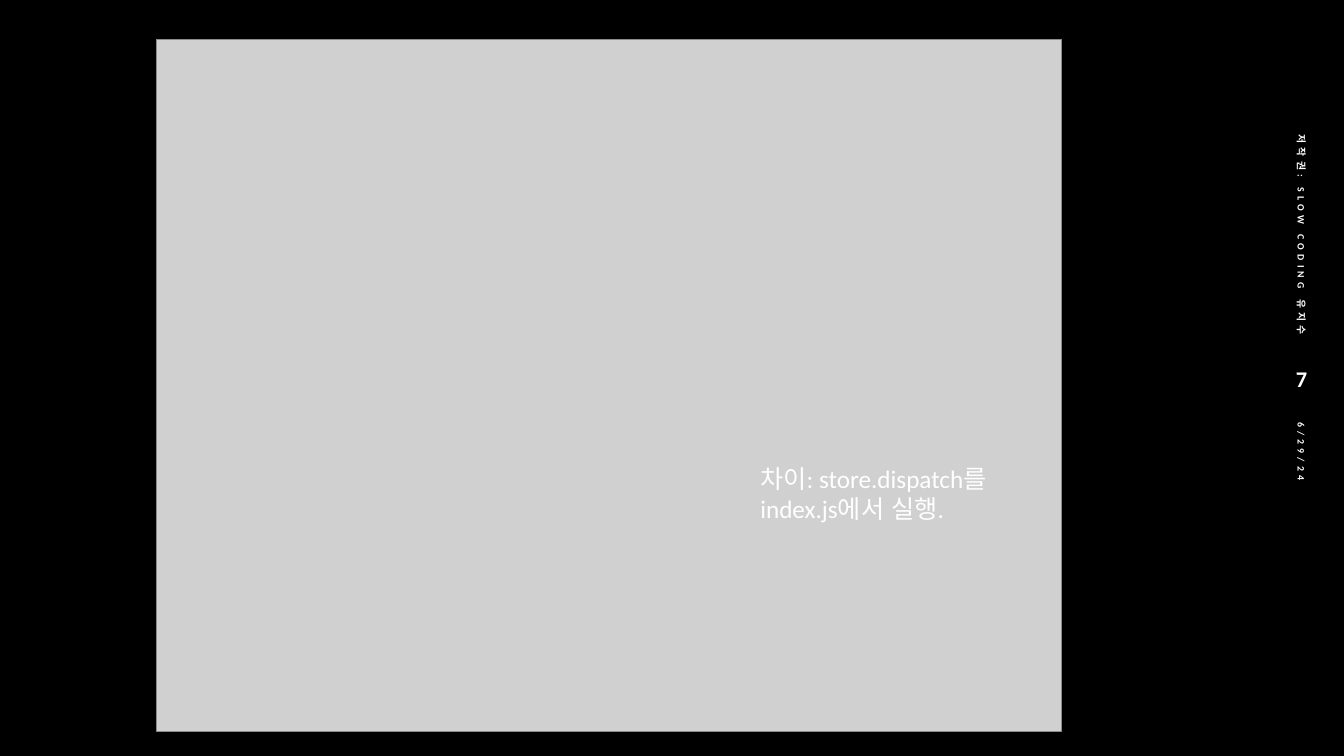
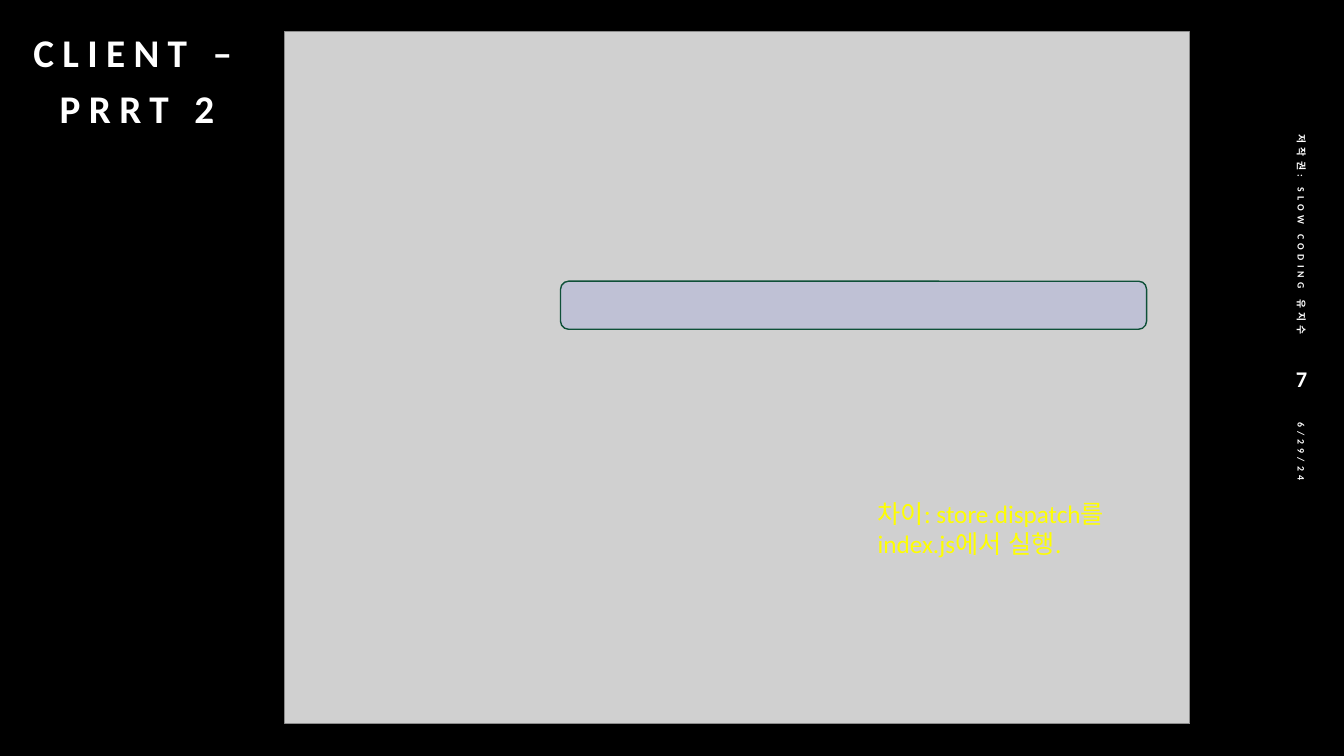
Before and after one commit to jisooyu/yu-mern-rtk-query-camping-public-2, a slide deck: slide 7 of yu-mern-rtk-camping-public-2.pptx. Drawn at 1344x756 pixels with LibreOffice and Linux fonts; fonts in the diff are those of the drawing; grey boxes stand for pictures. Boxes give left, top, right and bottom in pixels: in the first picture for what was removed or moved away, otherwise in the second. Text is boxed around its words. In the diff, an @@ line names an element or a change of style, - is before the commit and + after.

```diff
--- a/yu-mern-rtk-camping-public-2.pptx
+++ b/yu-mern-rtk-camping-public-2.pptx
@@ text added at [33,41,214,123], 28 pt, text #FFFFFF, bold @@
+CLIENT – PRRT 2
@@ picture: place and size @@
-picture at [156,39,1062,732]
+picture at [285,32,1191,725]
@@ rounded rectangle added at [561,281,1146,330], fill #828CE8 at 21% opacity, outline #0E5039 1 pt @@
@@ text "차이: store.dispatch를 index.js에서 실행.": place and size @@
-text "차이: store.dispatch를 index.js에서 실행." at [760,468,987,522]
+text "차이: store.dispatch를 index.js에서 실행." at [878,502,1104,558]
@@ text "차이: store.dispatch를 index.js에서 실행." at [878,502,1104,558]: text colour #FFFFFF to #FFFF00 @@
```
Also in this commit, not shown: 4 other slides changed, 11 slides added, 3 other files.
